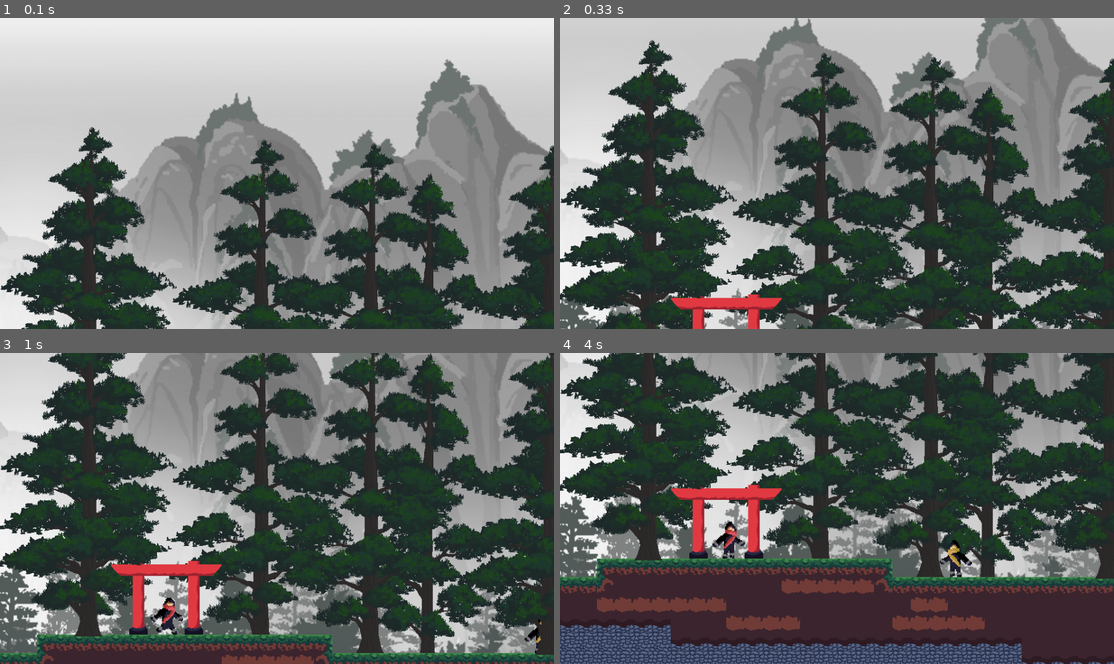
Above: before the commit, frames 1-4 (two rows, left to right).
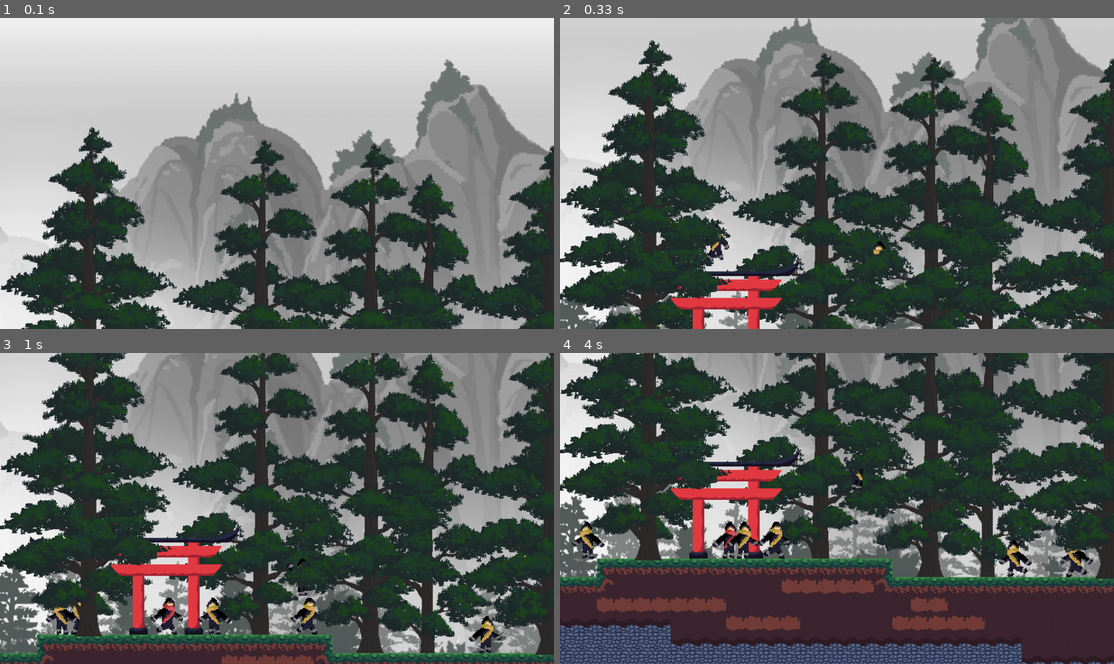
Above: after the commit, the same moments.

Repository: zyxwars/ninja
Game: pygame game, started from main.py
Same seed, same stepped clock (60 frames per second), same inputs: the game is played once before the commit and once after it.
Inputs:
- Up to frame 1 (0.1 s): no input
- Up to frame 2 (0.33 s): no input
- Up to frame 3 (1 s): tap Space at 0.33 s; hold D from 0.67 s (still down)
- Up to frame 4 (4 s): release D at 1.13 s; hold D 1.17-1.63 s; hold A 1.67-2.2 s; hold A 2.23-2.63 s; hold D 2.67-3.3 s; hold A 3.33-3.8 s; hold D from 3.83 s (still down)

Frame 1 is identical in both runs. In frame 2, 0.9% of the frame differs, in the area x 20-59%, y 66-89%; in frame 3, 2.0%; in frame 4, 2.4%, in the area x 2-97%, y 31-73%.

Commit message:
Add enemy base scene

Diff:
--- a/scenes/map/1.json
+++ b/scenes/map/1.json
@@ -70,7 +70,7 @@
          "y":0
         },
         {
-         "data":[0, 0, 0, 0, 0, 0, 0, 0, 0, 0, 0, 0, 0, 0, 0 …(5935 unchanged characters)…  0, 0, 0, 0, 0, 0, 0, 0, 0, 0, 0, 0, 0, 0, 0, 0, 0, 0, 0, 0, 0, 0, 0, 0, 0, 0, 0, 0, 0, 0, 0, 0, 0, 0, 0, 0, 0, 0, 0, 0, 0, 0, 0, 0, 0, 0, 0, 0, 0, 0, 0, 0, 0, 0, 0, 0, 0, 0, 0, 0, 0, 0, 0, 0, 0, 0, 0, 0, 0, 0, 0, 0, 0, 0, 0, 0, 0, 0, 0, 0, 0, 0, 0, 0, 0, 0, 0, 0, 0, 0, 0, 0, 0, 0, 0, 0, 0, 0, 0, 0, 0, 0, 0, 0, 0, 0, 0, 0, 0, 0, 0, 0, 0, 0, 0, 0, 0, 0, 0, 0, 0, 0, 0, 0, 0, 0, 0, 0, 0, 0, 0, 0, …(23635 unchanged characters)…
+         "data":[0, 0, 0, 0, 0, 0, 0, 0, 0, 0, 0, 0, 0, 0, 0 …(5935 unchanged characters)…  0, 0, 0, 0, 0, 0, 0, 0, 0, 0, 0, 0, 0, 61, 63, 63, 63, 63, 64, 65, 0, 0, 0, 0, 0, 0, 0, 0, 0, 0, 0, 0, 0, 0, 0, 0, 0, 0, 0, 0, 0, 0, 0, 0, 0, 0, 0, 0, 0, 0, 0, 0, 0, 0, 0, 0, 0, 0, 0, 0, 0, 0, 0, 0, 0, 0, 0, 0, 0, 0, 0, 0, 0, 0, 0, 0, 0, 0, 0, 0, 0, 0, 0, 0, 0, 0, 0, 0, 0, 0, 0, 0, 0, 0, 0, 0, 0, 0, 0, 0, 0, 0, 0, 0, 0, 0, 0, 0, 0, 0, 0, 0, 0, 71, 74, 73, 73, 74, 75, 0, 0, 0, 0, 0, 0, 0, 0, 0, 0, 0, 0, 0, …(23635 unchanged characters)…
          "height":100,
          "id":5,
          "name":"bg_",
@@ -123,14 +123,69 @@
                 },
                 {
                  "height":0,
-                 "id":67,
-                 "name":"enemy",
-                 "rotation":0,
-                 "type":"",
-                 "visible":true,
-                 "width":0,
-                 "x":1054.66666666667,
-                 "y":798.666666666667
+                 "id":68,
+                 "name":"enemy",
+                 "rotation":0,
+                 "type":"",
+                 "visible":true,
+                 "width":0,
+                 "x":638.666666666667,
+                 "y":794.666666666667
+                },
+                {
+                 "height":0,
+                 "id":74,
+                 "name":"enemy",
+                 "rotation":0,
+                 "type":"",
+                 "visible":true,
+                 "width":0,
+                 "x":549.333333333333,
+                 "y":784
+                },
+                {
+                 "height":0,
+                 "id":75,
+                 "name":"enemy",
+                 "rotation":0,
+                 "type":"",
+                 "visible":true,
+                 "width":0,
+                 "x":208,
+                 "y":793.333333333333
+                },
+                {
+                 "height":0,
+                 "id":76,
+                 "name":"enemy",
+                 "rotation":0,
+                 "type":"",
+                 "visible":true,
+                 "width":0,
+                 "x":318.666666666667,
+                 "y":794.666666666667
+                },
+                {
+                 "height":0,
+                 "id":77,
+                 "name":"enemy",
+                 "rotation":0,
+                 "type":"",
+                 "visible":true,
+                 "width":0,
+                 "x":410.666666666667,
+                 "y":786.666666666667
+                },
+                {
+                 "height":0,
+                 "id":79,
+                 "name":"enemy",
+                 "rotation":0,
+                 "type":"",
+                 "visible":true,
+                 "width":0,
+                 "x":468,
+                 "y":794
                 }],
          "opacity":1,
          "type":"objectgroup",
@@ -214,7 +269,7 @@
          "y":0
         }],
  "nextlayerid":15,
- "nextobjectid":68,
+ "nextobjectid":112,
  "orientation":"orthogonal",
  "renderorder":"right-down",
  "tiledversion":"1.7.2",
--- a/scenes/playable_scene.py
+++ b/scenes/playable_scene.py
@@ -47,7 +47,7 @@
         self.background = ShiftableGroup()
         # Collidable with player
         self.terrain = ShiftableGroup()
-        self.test_enemy = None
+        self.test_enemies = ShiftableGroup()
         self.player = None
         self.foreground = ShiftableGroup()
         self.triggers = []
@@ -101,8 +101,8 @@
                                 self.player = Player(
                                     (entity['x'], entity['y']), (64, 64))
                             elif entity['name'] == 'enemy':
-                                self.test_enemy = BaseEnemy(
-                                    (entity['x'], entity['y']), (64, 64))
+                                self.test_enemies.add(BaseEnemy(
+                                    (entity['x'], entity['y']), (64, 64)))
 
                     elif 'trees' in layer['name']:
                         tree_sheet_parser = SheetParser(
@@ -143,8 +143,8 @@
             player_pos = (0, 0)
 
         # TODO: Make child class for enemy support as not every playable scene will have them
-        self.test_enemy.update(self.terrain.sprites(), player_pos)
-        self.test_enemy.draw(screen_surface, self.shift)
+        self.test_enemies.update(self.terrain.sprites(), player_pos)
+        self.test_enemies.draw(screen_surface, self.shift)
 
         # Foreground
         self.foreground.draw(screen_surface, self.shift)
--- a/sprites/enemies/base_enemy.py
+++ b/sprites/enemies/base_enemy.py
@@ -25,7 +25,8 @@
         super().__init__(self.image.get_rect(topleft=pos), self.animations)
 
         self.speed = config.SPEED * 0.5
-        self.patrol_route = [600, 1500]
+        self.patrol_route = [600, 1000]
+        self.roam_route = [10, 1000]
 
     def patrol(self):
         if self.touching_wall and self.is_grounded:
@@ -64,6 +65,11 @@
             self.dir.x = random.randint(-1, 1)
             return
 
+        # Reverse direction
+        if self.pos.x < self.roam_route[0] or self.pos.x > self.roam_route[1]:
+            self.dir.x = - self.dir.x
+
+        # Make the chance equal with different fps > delta_time
         if random.random() < 0.001 * game.delta_time:
             self.dir.x = -self.dir.x
 
--- a/sprites/humanoid.py
+++ b/sprites/humanoid.py
@@ -17,10 +17,6 @@
         self.is_grounded = False
         self.touching_wall = False
         self.facing_right = True
-
-    def draw(self, screen, shift: pg.Vector2):
-        screen.blit(self.image, (self.rect.x +
-                    int(shift.x), self.rect.y + int(shift.y)))
 
     def add_x(self, x):
         # If delta time is large enough it is possible for add pos to be bigger than the tile
--- a/sprites/player/player.py
+++ b/sprites/player/player.py
@@ -45,6 +45,10 @@
         debug.debug('touching_wall', self.touching_wall)
         debug.debug('is_grounded', self.is_grounded)
         debug.debug('dir', self.dir)
+
+    def draw(self, screen, shift: pg.Vector2):
+        screen.blit(self.image, (self.rect.x +
+                    int(shift.x), self.rect.y + int(shift.y)))
 
     def update(self, tiles):
         self.debug()
Not shown, changed: README.md
Binary file added: example3.gif
Not shown, changed: TODO.md
